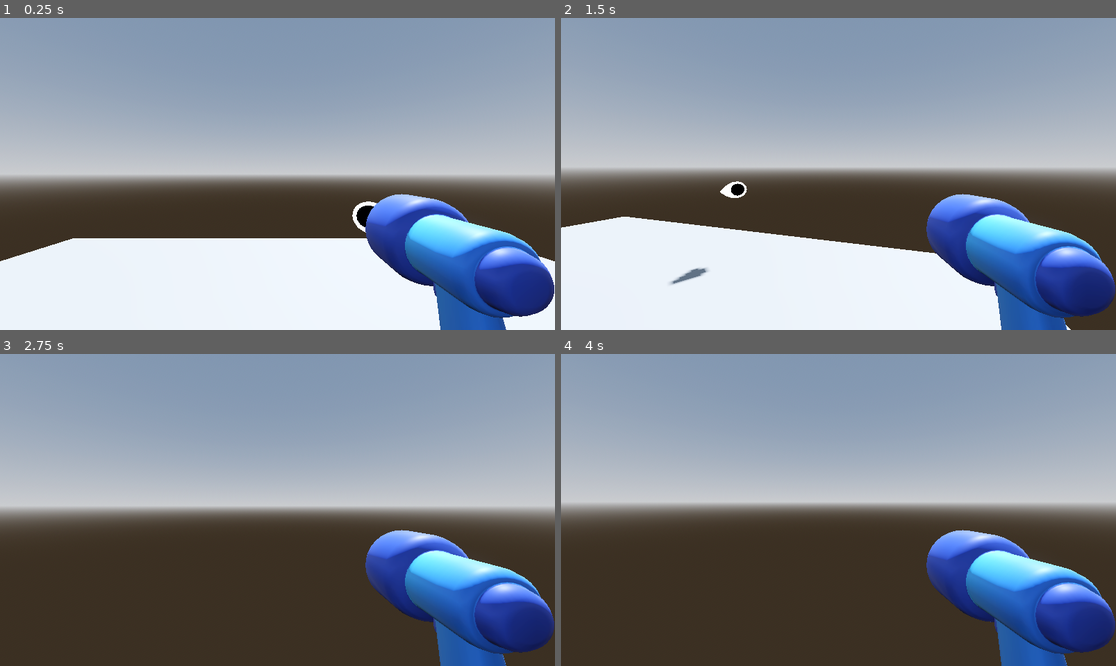
Above: before the commit, frames 1-4 (two rows, left to right).
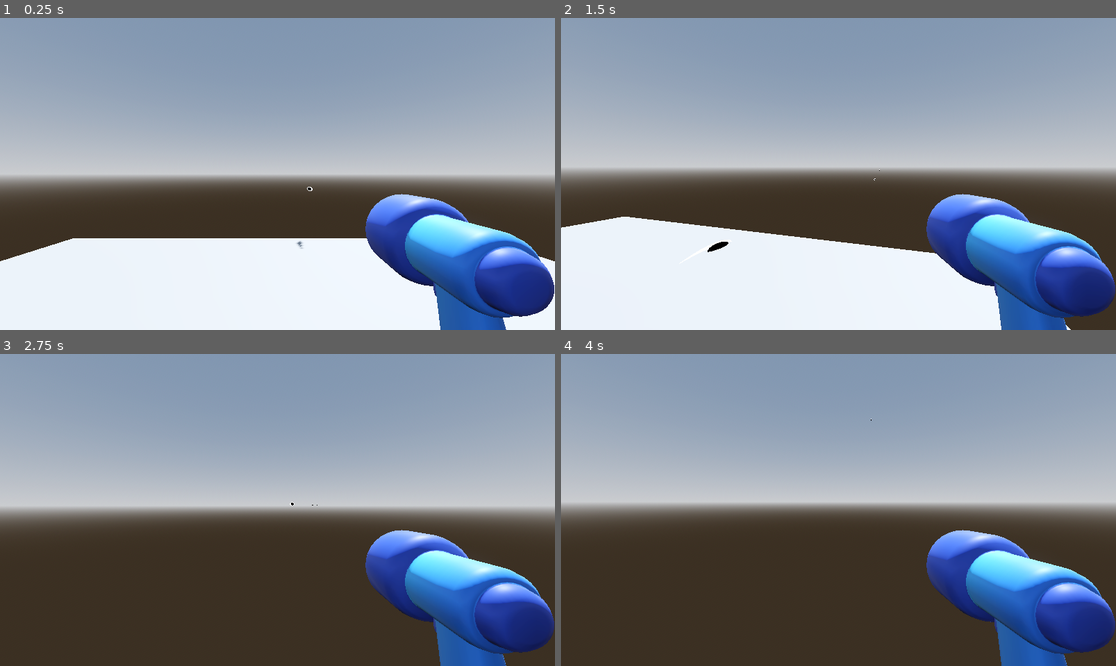
Above: after the commit, the same moments.

Repository: SoanGlengan/3dgame
Game: Godot game, scene res://game.tscn
Two runs of this game, one before a commit and one after it. Both use one fixed random seed, a clock stepped at 60 frames per second and the inputs below.
Inputs (mouse positions are in pixels of both pictures, inside the frame that each line leads up to):
- Up to frame 1 (0.25 s): no input
- Up to frame 2 (1.5 s): tap Enter (ui_accept) at 0.5, 0.77 s; move the mouse to (960, 158) at 0.52 s; hold D (right) 0.53-1.28 s; click (960, 158) at 0.6 s; move the mouse to (810, 174) at 1.27 s; hold W (forward) from 1.28 s (still down); click (810, 174) at 1.35 s
- Up to frame 3 (2.75 s): keep holding W (forward); tap Enter (ui_accept) at 1.52 s; move the mouse to (288, 503) at 2.02 s; click (288, 503) at 2.1 s
- Up to frame 4 (4 s): keep holding W (forward); move the mouse to (832, 516) at 2.77 s; click (832, 516) at 2.85 s; tap Enter (ui_accept) at 3.02, 3.5, 3.77 s; move the mouse to (877, 513) at 3.52 s; click (877, 513) at 3.6 s

The runs differ from the first frame. In frame 1, 0.3% of the frame differs, in the area x 53-68%, y 54-74%; in frame 2, 0.4%, in the area x 19-58%, y 48-86%; in frame 3, less than 0.1%; in frame 4, less than 0.1%.

Commit message:
fdusfois

Diff:
--- a/bullet_3d.gd
+++ b/bullet_3d.gd
@@ -1,7 +1,7 @@
 extends Area3D
 
-const SPEED = 3.0
-const RANGE = 40.0
+const SPEED = 30.0
+const RANGE = 70.0
 
 var travelledDistance = 0.0
 
--- a/bullet_3d.tscn
+++ b/bullet_3d.tscn
@@ -16,3 +16,4 @@
 shape = SubResource("SphereShape3D_5cyxl")
 
 [node name="projectile3d" parent="." unique_id=413217959 instance=ExtResource("1_y2jmw")]
+transform = Transform3D(1.125, 0, 0, 0, 0.41, 0, 0, 0, 0.415, 0, 0, 0)
--- a/player.gd
+++ b/player.gd
@@ -17,6 +17,8 @@
 			neck.rotate_y(-event.relative.x * 0.001)
 			camera.rotate_x(-event.relative.y * 0.001)
 			camera.rotation.x = clamp(camera.rotation.x, deg_to_rad(-30), deg_to_rad(60))
+	if Input.is_action_just_pressed("shoot"):
+		shoot_bullet()
 
 func _physics_process(delta: float) -> void:
 	# Add the gravity.
@@ -43,3 +45,4 @@
 func shoot_bullet():
 	const BULLET_3D = preload("res://bullet_3d.tscn")
 	var new_bullet = BULLET_3D.instantiate()
+	add_child(new_bullet)
--- a/project.godot
+++ b/project.godot
@@ -45,3 +45,8 @@
 "events": [Object(InputEventKey,"resource_local_to_scene":false,"resource_name":"","device":-1,"window_id":0,"alt_press …(192 unchanged characters)…
 ]
 }
+shoot={
+"deadzone": 0.2,
+"events": [Object(InputEventMouseButton,"resource_local_to_scene":false,"resource_name":"","device":-1,"window_id":0,"alt_pressed":false,"shift_pressed":false,"ctrl_pressed":false,"meta_pressed":false,"button_mask":1,"position":Vector2(62, 19),"global_position":Vector2(71, 67),"factor":1.0,"button_index":1,"canceled":false,"pressed":true,"double_click":false,"script":null)
+]
+}
